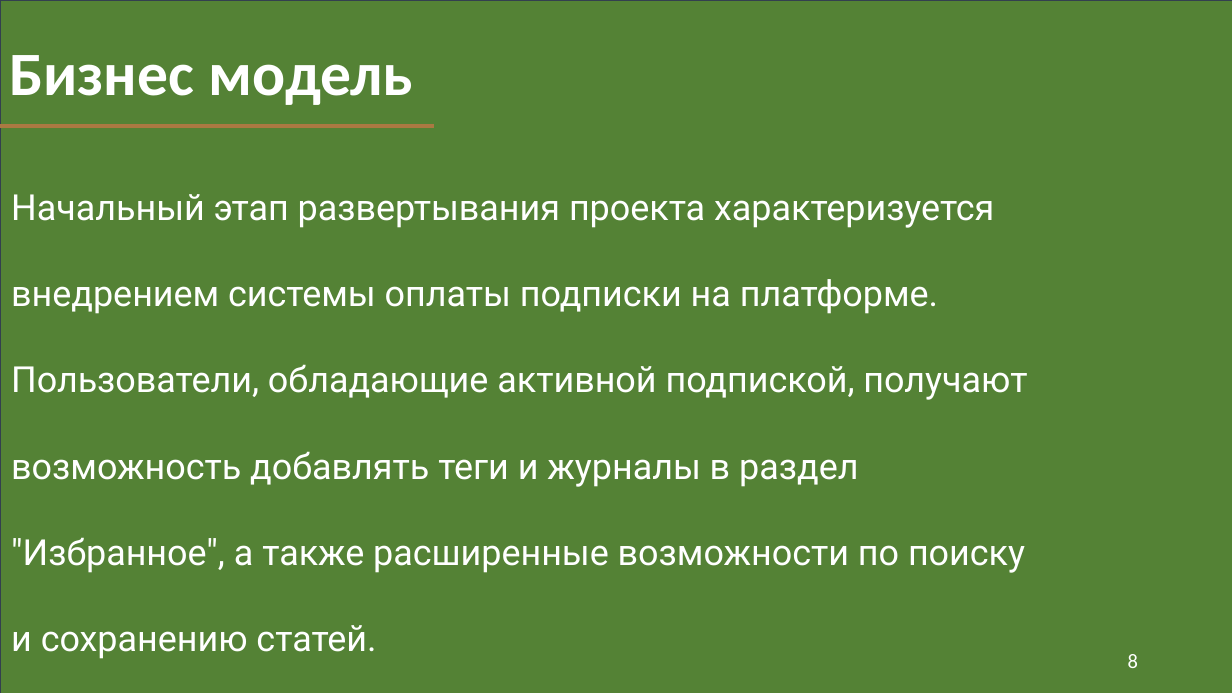
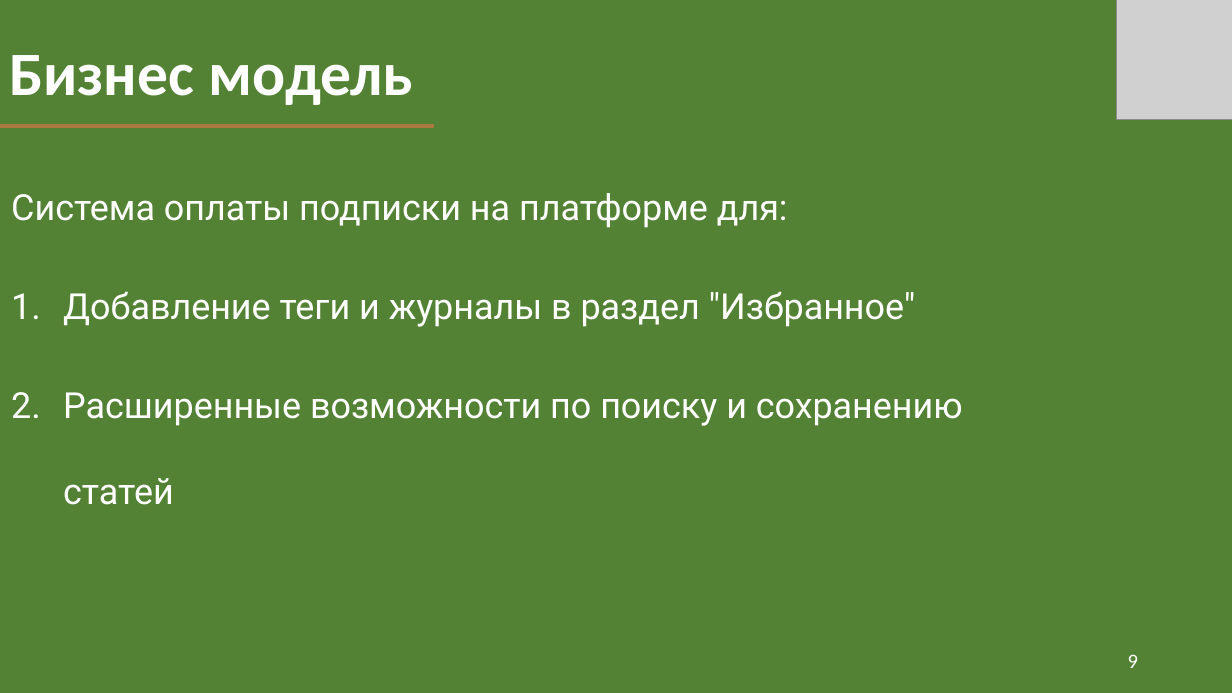
Before and after one commit to FDMan12/news-with-tags, a slide deck: slide 9 of Documentation/my_news_presentation.pptx (slide 8 before the commit). Drawn at 1232x693 pixels with LibreOffice and Linux fonts; fonts in the diff are those of the drawing; grey boxes stand for pictures. Boxes give left, top, right and bottom in pixels: in the first picture for what was removed or moved away, otherwise in the second. Text is boxed around its words. In the diff, an @@ line names an element or a change of style, - is before the commit and + after.

Commit message:
Presentation

```diff
--- a/Documentation/my_news_presentation.pptx
+++ b/Documentation/my_news_presentation.pptx
@@ picture added at (x1=1116, y1=0, x2=1232, y2=119) @@
@@ subtitle at (x1=11, y1=193, x2=963, y2=505): text changed @@
-Начальный этап развертывания проекта характеризуется внедрением системы оплаты подписки на платформе. Пользователи, обладающие активной подпиской, получают возможность добавлять теги и журналы в раздел "Избранное", а также расширенные возможности по поиску и сохранению статей.
+Система оплаты подписки на платформе для:
+1. Добавление теги и журналы в раздел "Избранное"
+2. Расширенные возможности по поиску и сохранению статей
@@ page number at (x1=1128, y1=654, x2=1138, y2=668): text changed @@
-8
+9
```
Also in this commit, not shown: 8 other slides changed, 1 slide added, 3 other files.
